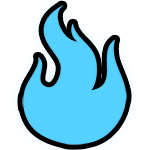
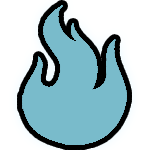
The second (150, 150) image is a revision of the first. Changes to its layers:
painted on "Camada 2" over [22, 5, 127, 145]
